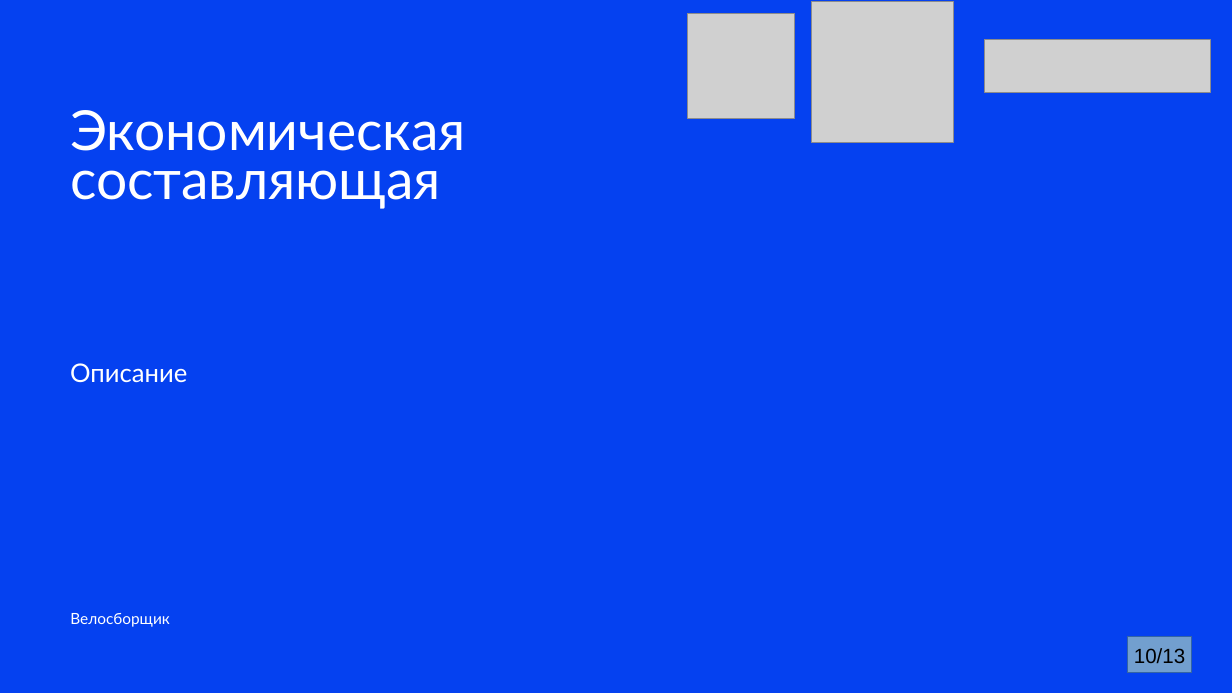
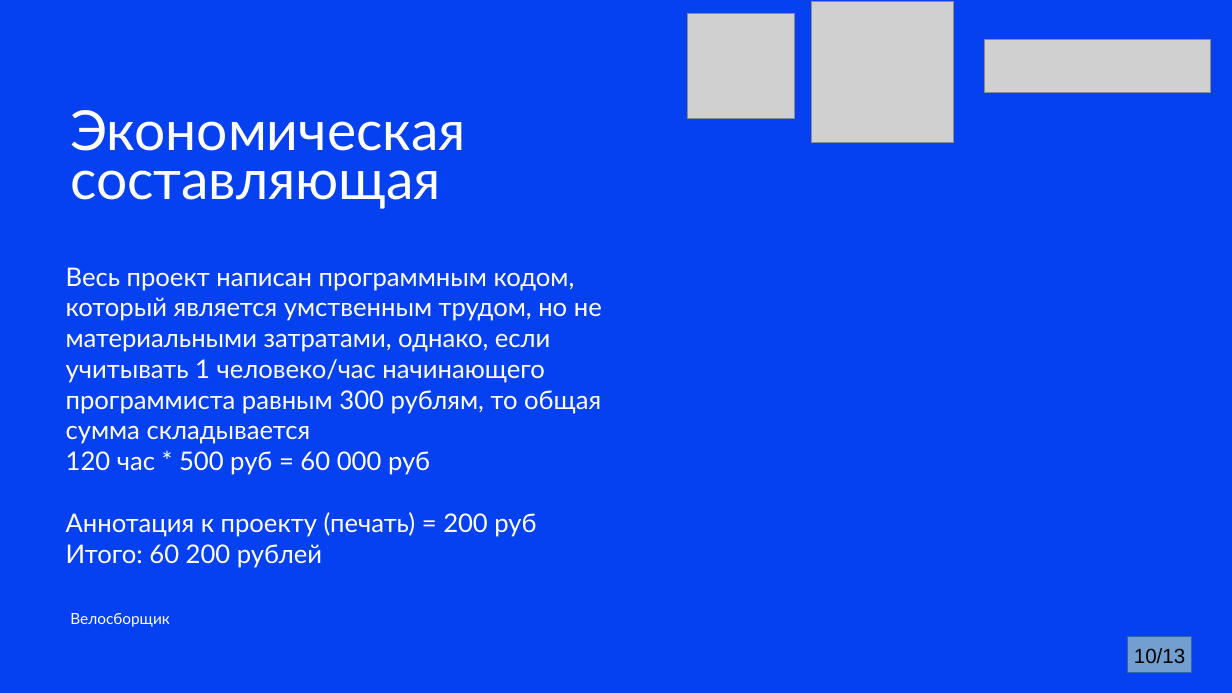
Before and after one commit to alexandr2081/velo, a slide deck: slide 10 of Бесполезные вещи/Презентация.pptx. Drawn at 1232x693 pixels with LibreOffice and Linux fonts; fonts in the diff are those of the drawing; grey boxes stand for pictures. Boxes give left, top, right and bottom in pixels: in the first picture for what was removed or moved away, otherwise in the second. Text is boxed around its words. In the diff, an @@ line names an element or a change of style, - is before the commit and + after.

```diff
--- a/Бесполезные вещи/Презентация.pptx
+++ b/Бесполезные вещи/Презентация.pptx
@@ subtitle added at [66,267,602,568], 40 pt, text #FFFFFF @@
+Весь проект написан программным кодом, который является умственным трудом, но не материальными затратами, однако, если учитывать 1 человеко/час начинающего программиста равным 300 рублям, то общая сумма складывается
+120 час * 500 руб = 60 000 руб
+Аннотация к проекту (печать) = 200 руб
+Итого: 60 200 рублей
@@ subtitle removed at [70,363,187,383] @@
-Описание
```
Also in this commit, not shown: 8 other slides changed, 5 other files.
